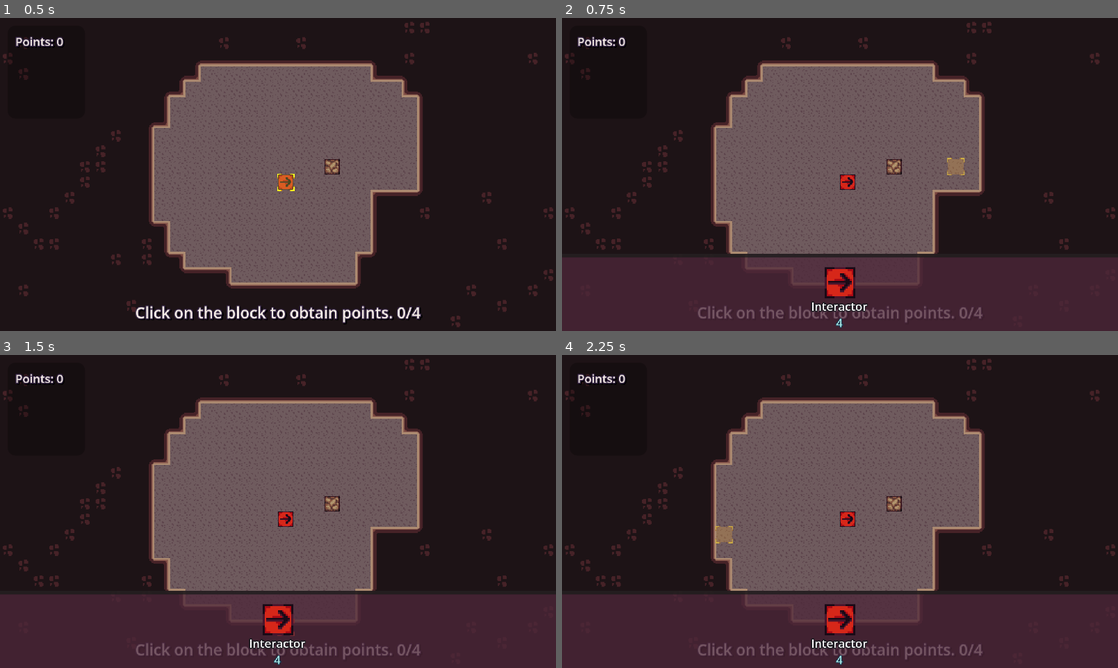
Above: before the commit, frames 1-4 (two rows, left to right).
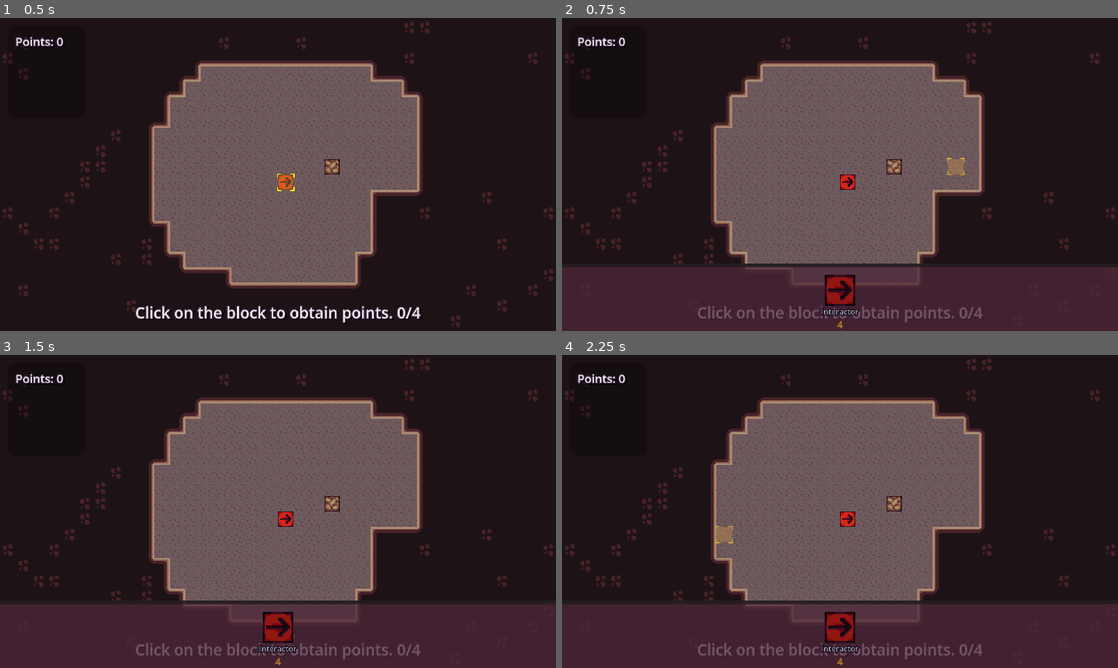
Above: after the commit, the same moments.

Repository: DOGamedev5/overqueue-mining
Game: Godot game, scene res://src/world/world_1.tscn
The game is run twice, just before and just after one commit, with the same random seed, the same clock (stepped at 60 frames per second) and the same inputs.
Inputs (mouse positions are in pixels of both pictures, inside the frame that each line leads up to; where the layout moved, square brackets give the same spot in the first picture):
- Up to frame 1 (0.5 s): no input
- Up to frame 2 (0.75 s): tap Enter at 0.5 s; move the mouse to (962, 158) at 0.52 s; hold R (rotate_up) from 0.53 s (still down); hold E (shop) from 0.53 s (still down)
- Up to frame 3 (1.5 s): release R (rotate_up) at 1.25 s; release E (shop) at 1.25 s; click (278, 636) [278, 633] at 1.25 s
- Up to frame 4 (2.25 s): tap Space at 2 s; move the mouse to (728, 527) at 2.02 s; click (728, 527) at 2.1 s

Frame 1 is identical in both runs. In frame 2, 4.3% of the frame differs, in the area x 0-100%, y 75-100%; in frame 3, 4.3%; in frame 4, 4.3%.

Commit message:
shop anim

Diff:
--- a/over-queued-mining/src/HUD/GUI.tscn
+++ b/over-queued-mining/src/HUD/GUI.tscn
@@ -87,26 +87,27 @@
 horizontal_alignment = 1
 autowrap_mode = 2
 
-[node name="shop" type="VBoxContainer" parent="." unique_id=1867855280]
+[node name="shop" type="PanelContainer" parent="." unique_id=1637093125]
 visible = false
-anchors_preset = 15
+custom_maximum_size = Vector2(-1, 80)
+anchors_preset = 12
+anchor_top = 1.0
 anchor_right = 1.0
 anchor_bottom = 1.0
+offset_top = -70.0
 grow_horizontal = 2
-grow_vertical = 2
-alignment = 2
-
-[node name="PanelContainer" type="PanelContainer" parent="shop" unique_id=1637093125]
-custom_minimum_size = Vector2(0, 80)
-layout_mode = 2
+grow_vertical = 0
+scale = Vector2(1, 1e-05)
+pivot_offset = Vector2(0, 80)
+size_flags_vertical = 8
 theme_override_styles/panel = SubResource("StyleBoxFlat_4ljqj")
 
-[node name="HBoxContainer" type="HBoxContainer" parent="shop/PanelContainer" unique_id=1001526835]
+[node name="HBoxContainer" type="HBoxContainer" parent="shop" unique_id=1001526835]
 layout_mode = 2
 alignment = 1
 
-[node name="GearBuy" parent="shop/PanelContainer/HBoxContainer" unique_id=1160169962 instance=ExtResource("2_fxryi")]
+[node name="GearBuy" parent="shop/HBoxContainer" unique_id=1160169962 instance=ExtResource("2_fxryi")]
 layout_mode = 2
 gearTexture = SubResource("AtlasTexture_d7v1o")
 
-[connection signal="buyed" from="shop/PanelContainer/HBoxContainer/GearBuy" to="." method="_on_gear_buy_buyed"]
+[connection signal="buyed" from="shop/HBoxContainer/GearBuy" to="." method="_on_gear_buy_buyed"]
--- a/over-queued-mining/src/HUD/button/GearBuyButton.gd
+++ b/over-queued-mining/src/HUD/button/GearBuyButton.gd
@@ -15,6 +15,13 @@
 		nameLabel.text = GlobalInfo.gearsShopInfo[infoID].name
 		priceLabel.text = str(GlobalInfo.gearsShopInfo[infoID].price)
 
+func _process(_delta : float):
+	if GlobalInfo.gearsShopInfo.size() > infoID:
+		if GlobalInfo.gearsShopInfo[infoID].price > GlobalInfo.points:
+			modulate = Color(0.68, 0.58, 0.7)
+		else:
+			modulate = Color(1, 1, 1)
+
 func _on_pressed() -> void:
 	if GlobalInfo.gearsShopInfo.size() > infoID:
 		var price : int = GlobalInfo.gearsShopInfo[infoID].price
--- a/over-queued-mining/src/HUD/button/gearBuy.tscn
+++ b/over-queued-mining/src/HUD/button/gearBuy.tscn
@@ -9,15 +9,15 @@
 region = Rect2(0, 0, 16, 16)
 
 [sub_resource type="LabelSettings" id="LabelSettings_k3nxe"]
-font_size = 12
+font_size = 8
 outline_size = 4
 outline_color = Color(0.10928835, 0.106338516, 0.13151044, 1)
 
 [sub_resource type="LabelSettings" id="LabelSettings_hijj2"]
-font_size = 12
-font_color = Color(0.6770986, 0.93359375, 0.91555893, 1)
+font_size = 10
+font_color = Color(0.98391724, 1, 0.31380206, 1)
 outline_size = 3
-outline_color = Color(0.09019607, 0.20223653, 0.29803923, 1)
+outline_color = Color(0.6106771, 0.23758285, 0.17254809, 1)
 
 [sub_resource type="AtlasTexture" id="AtlasTexture_k3nxe"]
 atlas = ExtResource("3_fm6xb")
@@ -63,7 +63,7 @@
 
 [node name="value" type="Label" parent="MarginContainer/VBoxContainer" unique_id=486177917]
 layout_mode = 2
-text = "12"
+text = "112.5mk"
 label_settings = SubResource("LabelSettings_hijj2")
 horizontal_alignment = 1
 
--- a/over-queued-mining/src/HUD/gui.gd
+++ b/over-queued-mining/src/HUD/gui.gd
@@ -5,29 +5,53 @@
 @onready var shop := $shop
 
 @onready var tutorial := 0
+@onready var tutorialTimer := -1.0
 
 signal gearBuyed(id : int)
 
+@onready var shopShowing := false
+
 # Called every frame. 'delta' is the elapsed time since the previous frame.
-func _process(_delta: float) -> void:
+func _process(delta: float) -> void:
 	points.text = "Points: {0}".format([GlobalInfo.points])
 	if tutorial == 0:
 		info.text = "Click on the block to obtain points. {0}/4".format([GlobalInfo.points])
 		if GlobalInfo.points >= 4: tutorial = 1
 
 	if tutorial == 1:  info.text = "Buy a interactor on Shop menu(press E)."
-	if tutorial == 2:
+	elif tutorial == 2:
 		info.text = "Put the interactor that you buyed by the side of the block.\n(Left or Right click)"
 		if not GlobalInfo.buyBlocked: tutorial = 3
-	if tutorial == 3:
+	elif tutorial == 3:
 		info.text = "Left click on the interactor,\nthe more complex the reaction chain, the more points you earn!"
+		tutorialTimer = 9.0
+		tutorial = 4
+	elif tutorial == 4:
+		tutorialTimer -= delta
+		if tutorialTimer <= 0:
+			info.text = ""
+			info.visible = false
+			tutorial = -1
+
 
 func _input(event: InputEvent) -> void:
 	if event.is_action_pressed("shop"):
-		shop.visible = !shop.visible
-		pass
+		shopShowing = !shopShowing
+		_animate_shop()
+
 
 func _on_gear_buy_buyed(id: int) -> void:
 	gearBuyed.emit(id)
-	shop.visible = false
+	shopShowing = false
+	_animate_shop()
 	if tutorial == 1: tutorial = 2
+
+func _animate_shop():
+	if shopShowing: shop.visible = true
+	var targetScale := 1 if shopShowing else 0
+
+	var tween := create_tween()
+	tween.set_trans(Tween.TRANS_QUAD)
+	tween.tween_property(shop, "scale", Vector2(1, targetScale), 0.1).set_ease(Tween.EASE_OUT if shopShowing else Tween.EASE_IN)
+	await tween.finished
+	if not shopShowing: shop.visible = false
